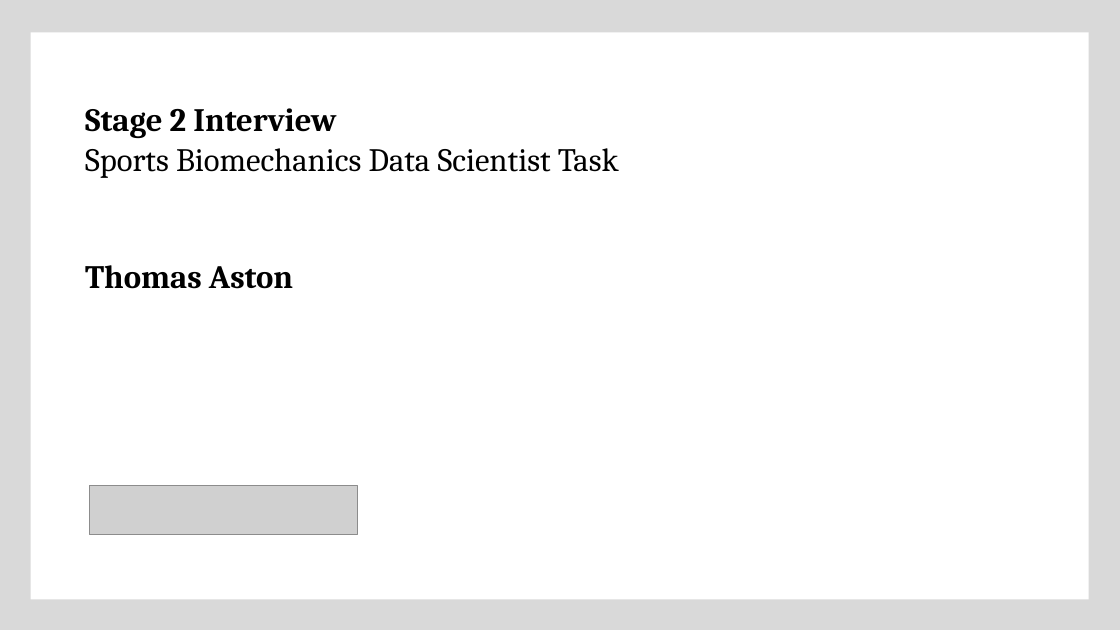
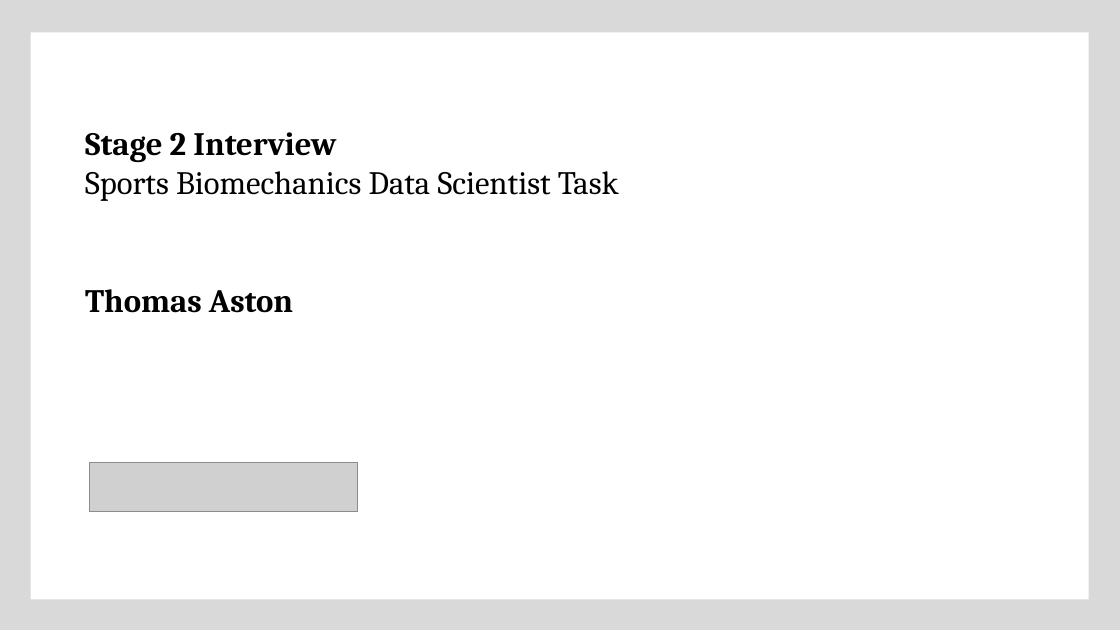
Before and after one commit to ThomasAston/movetru, a slide deck: slide 1 of presentation/slides.pptx. Drawn at 1120x630 pixels with LibreOffice and Linux fonts; fonts in the diff are those of the drawing; grey boxes stand for pictures. Boxes give left, top, right and bottom in pixels: in the first picture for what was removed or moved away, otherwise in the second. Text is boxed around its words. In the diff, an @@ line names an element or a change of style, - is before the commit and + after.

```diff
--- a/presentation/slides.pptx
+++ b/presentation/slides.pptx
@@ text "Stage 2 Interview": place and size @@
-text "Stage 2 Interview" at [85, 108, 619, 289]
+text "Stage 2 Interview" at [85, 132, 619, 313]
@@ picture: place and size @@
-picture at [89, 486, 357, 534]
+picture at [89, 463, 357, 512]
```
Also in this commit, not shown: 1 slide added, 2 other files.
